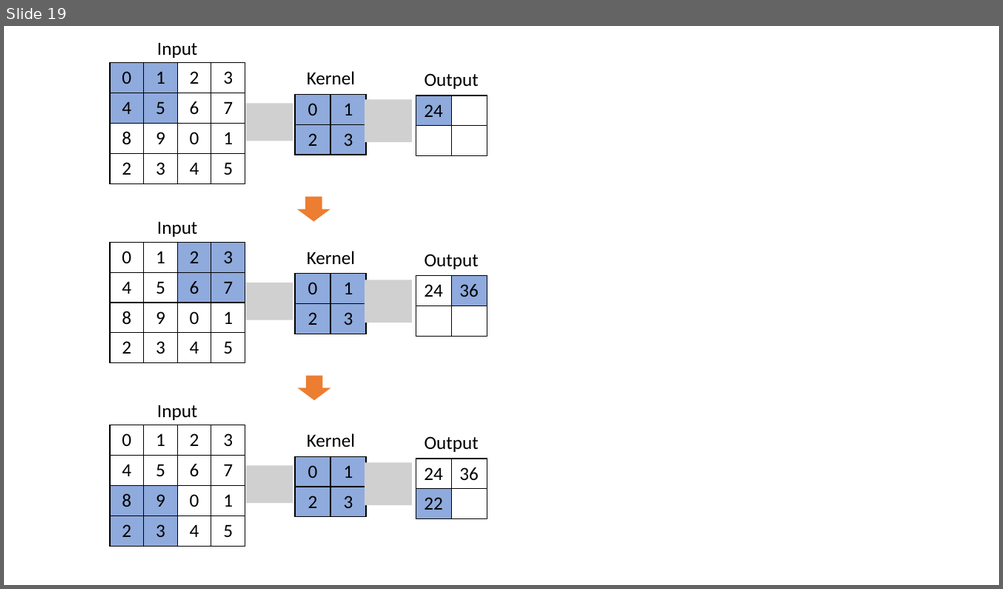
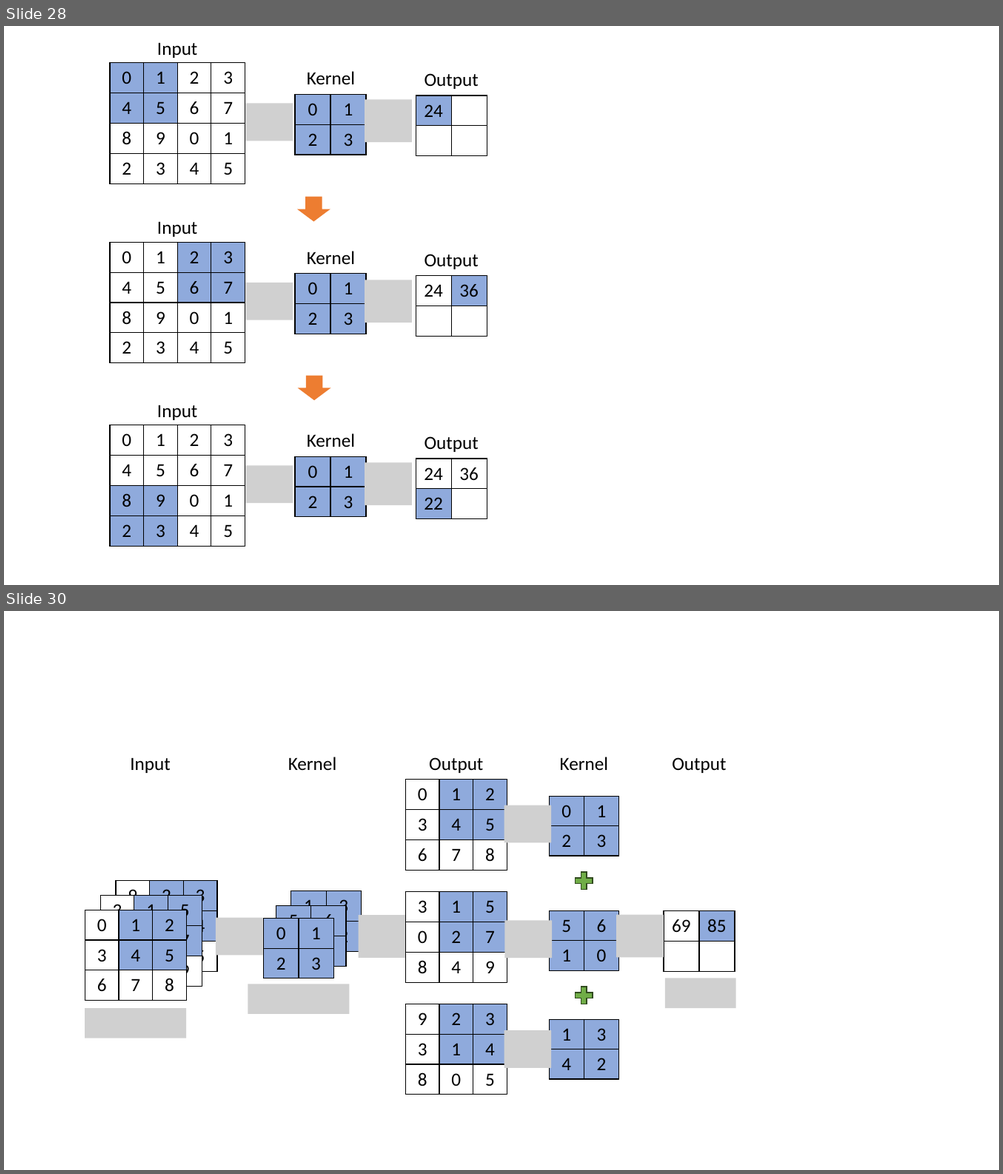
Before and after one commit to zz4fap/tp557-iot-ml, a slide deck: slides/TP557_12_Introduzindo_convoluções.pptx. Shown one above the other, each under a label of ours: slide 19 before the commit, slides 28 and 30 after it; the slides between them are not shown. The pictures are 1003x589 and 1003x1174 pixels, drawn with LibreOffice and Linux fonts; fonts in the diff are those of the drawing; grey boxes stand for pictures. Boxes give left, top, right and bottom in pixels: in the first picture for what was removed or moved away, otherwise in the second. Text is boxed around its words. In the diff, an @@ line names an element or a change of style, - is before the commit and + after.

```diff
--- a/slides/TP557_12_Introduzindo_convoluções.pptx
+++ b/slides/TP557_12_Introduzindo_convoluções.pptx
@@ slide 30 added at <box>4,611,999,1170</box>, background #FFFFFF @@
@@ group added at <box>85,757,736,1095</box>: 13 tables, 9 pictures, 5 texts, 2 plus signs @@
+1 | 3
+4 | 2
+5 | 6
+1 | 0
+9 | 2 | 3
+7 | 1 | 4
+8 | 0 | 5
+3 | 1 | 5
+0 | 2 | 7
+8 | 4 | 9
+Input
+0 | 1 | 2
+3 | 4 | 5
+6 | 7 | 8
+0 | 1
+2 | 3
+Kernel
+69 | 85
+ | 
+Output
+0 | 1 | 2
+3 | 4 | 5
+6 | 7 | 8
+3 | 1 | 5
+0 | 2 | 7
+8 | 4 | 9
+9 | 2 | 3
+3 | 1 | 4
+8 | 0 | 5
+0 | 1
+2 | 3
+5 | 6
+1 | 0
+1 | 3
+4 | 2
+Output
+Kernel
@@ what was slide 19 is now slide 28 @@
```
Also in this commit, not shown: 3 slides changed, 13 other slides added, 1 slide removed, 4 other files.
